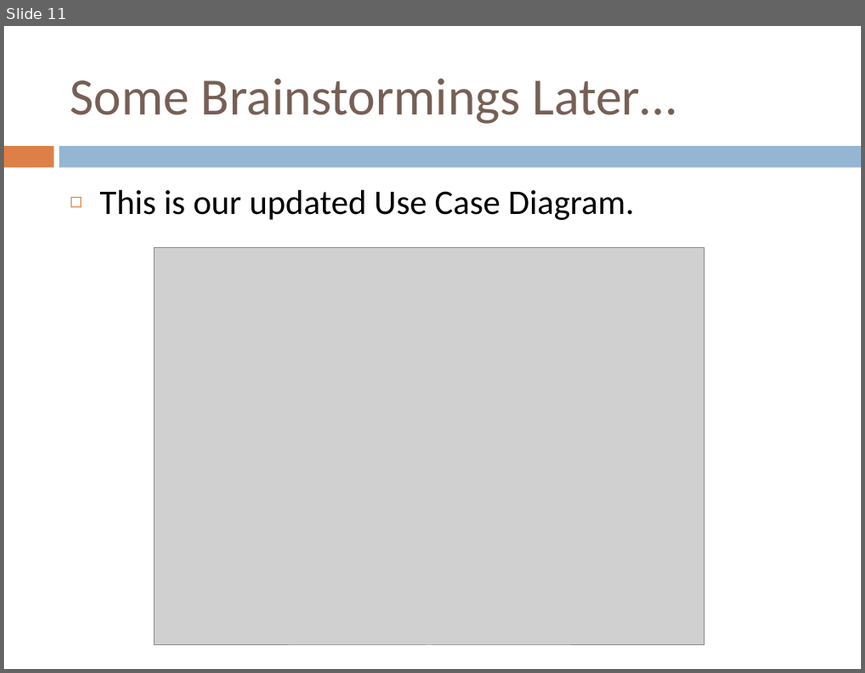
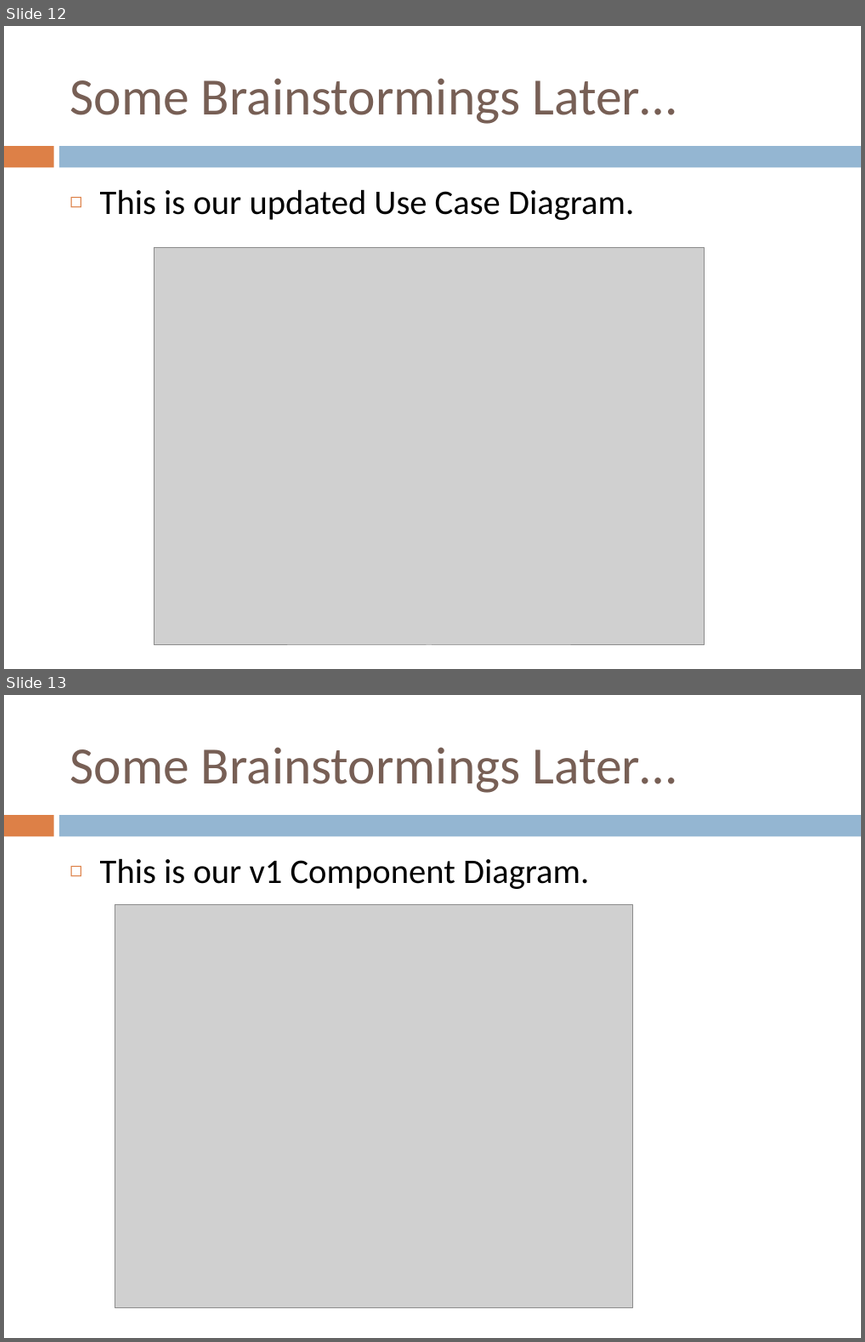
Before and after one commit to ledz1996/Group4Assng, a slide deck: csci222 a1 ppt.pptx. Shown one above the other, each under a label of ours: slide 11 before the commit, slides 12 and 13 after it. The pictures are 865x673 and 865x1342 pixels, drawn with LibreOffice and Linux fonts; fonts in the diff are those of the drawing; grey boxes stand for pictures. Boxes give left, top, right and bottom in pixels: in the first picture for what was removed or moved away, otherwise in the second. Text is boxed around its words. In the diff, an @@ line names an element or a change of style, - is before the commit and + after.

```diff
--- a/csci222 a1 ppt.pptx
+++ b/csci222 a1 ppt.pptx
@@ slide 13 added at (4,695,861,1338), background #FFFFFF; not listed: 2 template elements that a slide beside it also shows @@
@@ title added at (69,747,676,793), 44 pt, text #775F55 @@
+Some Brainstormings Later…
@@ text added at (100,858,589,889), 29 pt, text #000000 @@
+◻ This is our v1 Component Diagram.
@@ picture added at (114,904,632,1307) @@
@@ what was slide 11 is now slide 12 @@
```
Also in this commit, not shown: 3 slides changed, 3 other slides added, 1 other file.
